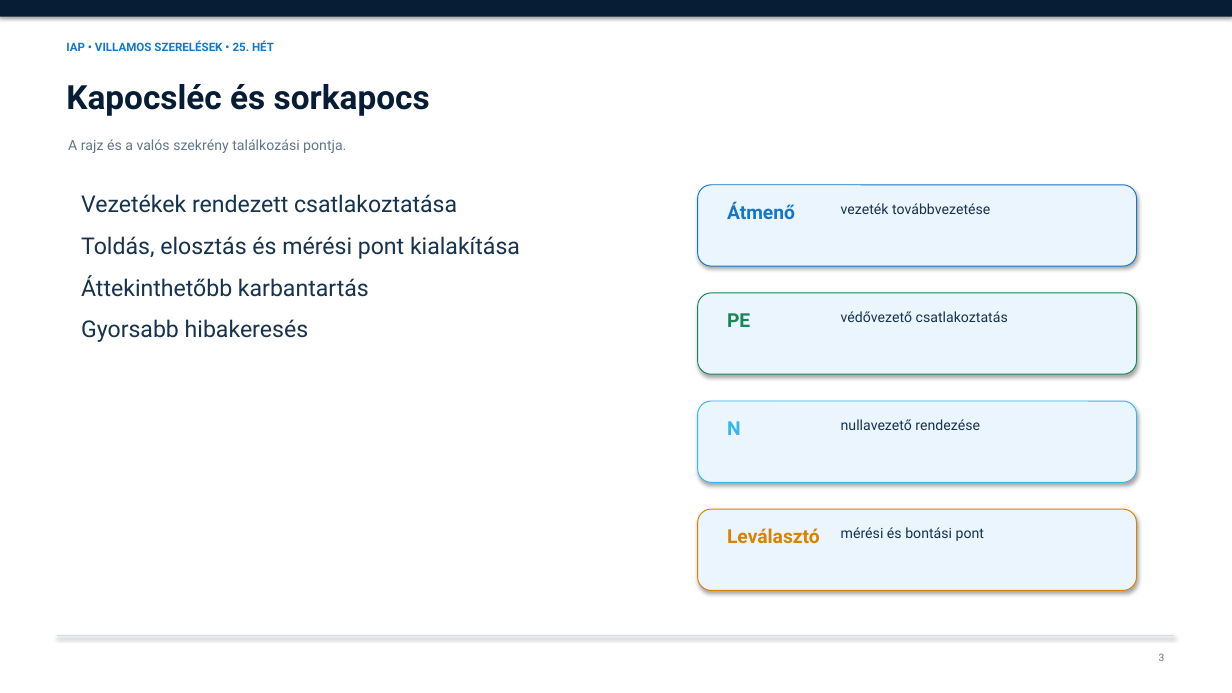
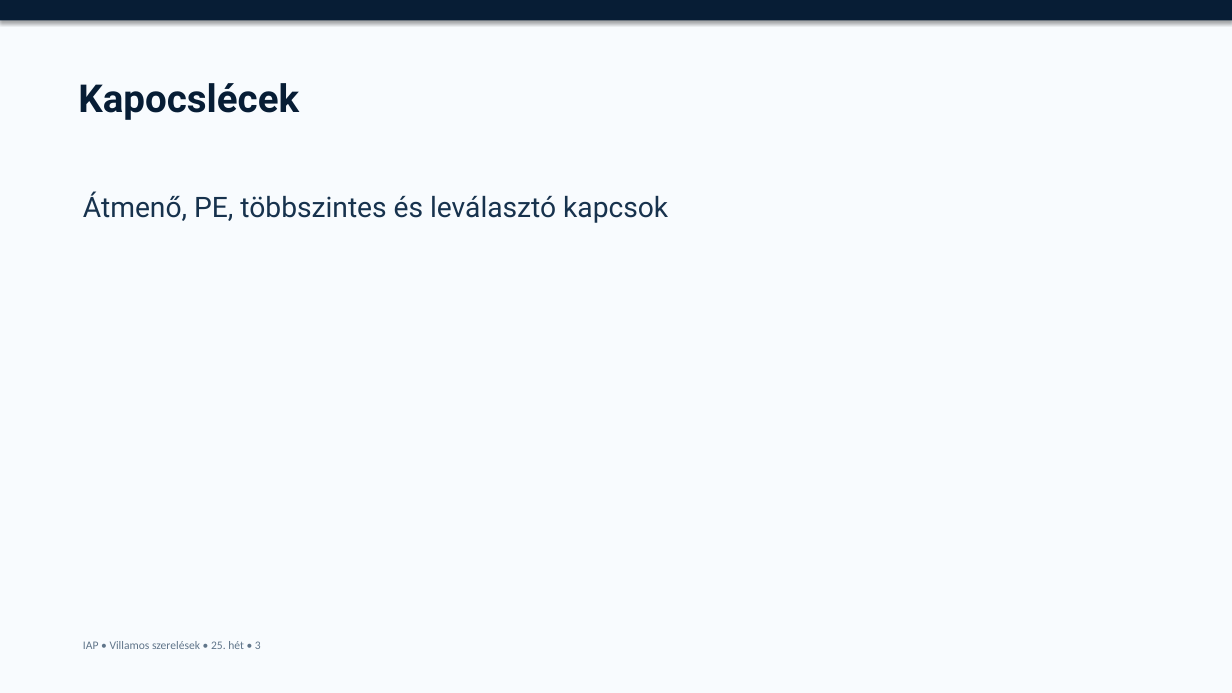
Before and after one commit to zsfazekas65-stack/IAP, a slide deck: slide 3 of ppt/villamosszereles11/25_het.pptx. Drawn at 1232x693 pixels with LibreOffice and Linux fonts; fonts in the diff are those of the drawing. Boxes give left, top, right and bottom in pixels: in the first picture for what was removed or moved away, otherwise in the second. Text is boxed around its words. In the diff, an @@ line names an element or a change of style, - is before the commit and + after.

```diff
--- a/ppt/villamosszereles11/25_het.pptx
+++ b/ppt/villamosszereles11/25_het.pptx
@@ background #FFFFFF to #F8FBFE @@
@@ text added at (78,83,299,120), 30 pt, text #071D35, bold @@
+Kapocslécek
@@ text removed at (68,139,346,153) @@
-A rajz és a valós szekrény találkozási pontja.
@@ text removed at (81,194,520,342) @@
-Vezetékek rendezett csatlakoztatása
-Toldás, elosztás és mérési pont kialakítása
-Áttekinthetőbb karbantartás
-Gyorsabb hibakeresés
@@ text at (83,191,668,223): text changed; size 26 to 22 pt; text colour #071D35 to #17324D; bold off @@
-Kapocsléc és sorkapocs
+Átmenő, PE, többszintes és leválasztó kapcsok
@@ rounded rectangle removed at (698,185,1137,266) @@
@@ text removed at (727,202,795,219) @@
-Átmenő
@@ text removed at (841,203,990,214) @@
-vezeték továbbvezetése
@@ rounded rectangle removed at (698,293,1137,374) @@
@@ text removed at (727,313,750,327) @@
-PE
@@ text removed at (841,311,1008,322) @@
-védővezető csatlakoztatás
@@ rounded rectangle removed at (698,401,1137,482) @@
@@ text removed at (841,419,980,430) @@
-nullavezető rendezése
@@ text removed at (727,421,741,435) @@
-N
@@ rounded rectangle removed at (698,509,1137,591) @@
@@ text removed at (727,528,820,544) @@
-Leválasztó
@@ text removed at (841,527,984,541) @@
-mérési és bontási pont
@@ line removed from (57, 636) to (1174, 636) @@
@@ text at (83,641,261,649): text changed; font Roboto to Calibri; text colour #1477C9 to #60758A; bold off @@
-IAP • VILLAMOS SZERELÉSEK • 25. HÉT
+IAP • Villamos szerelések • 25. hét • 3
@@ text removed at (1159,653,1165,661) @@
-3
```
Also in this commit, not shown: 1 other slide changed, 12 slides added, 12 slides removed, 4 other files.
